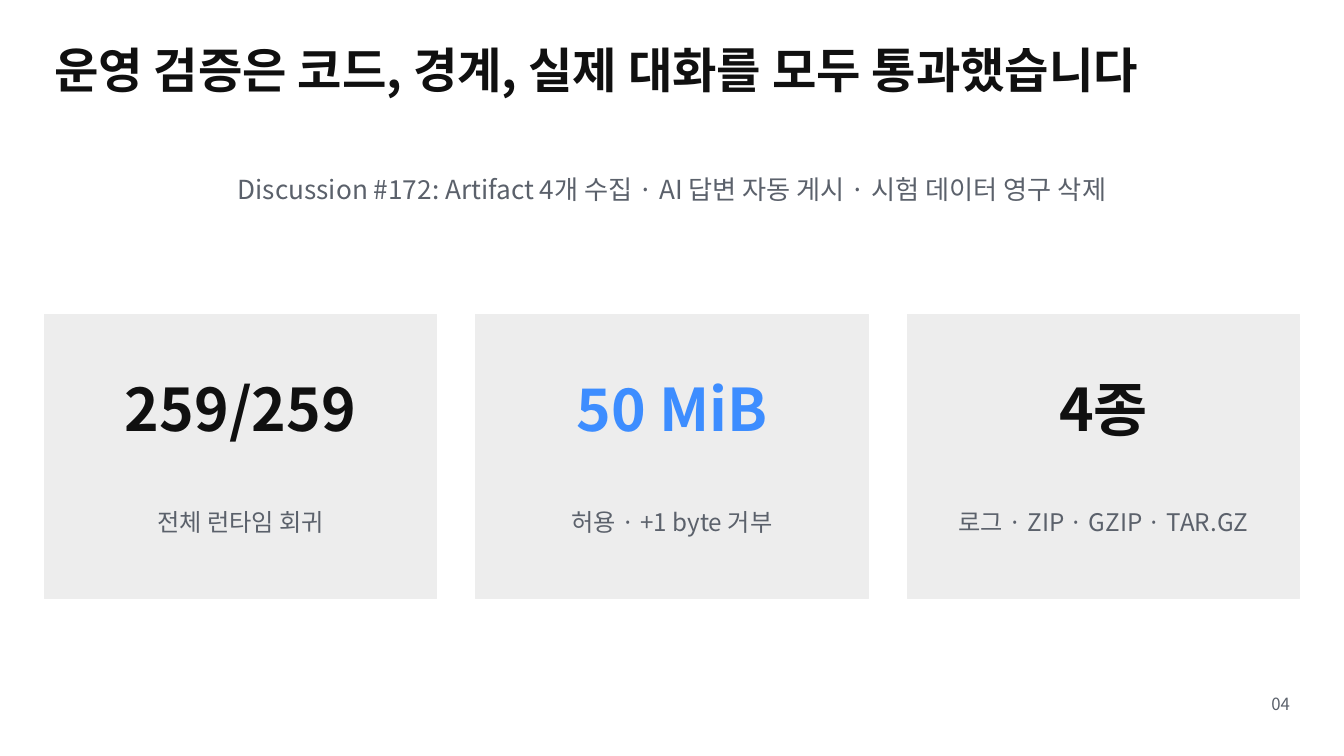
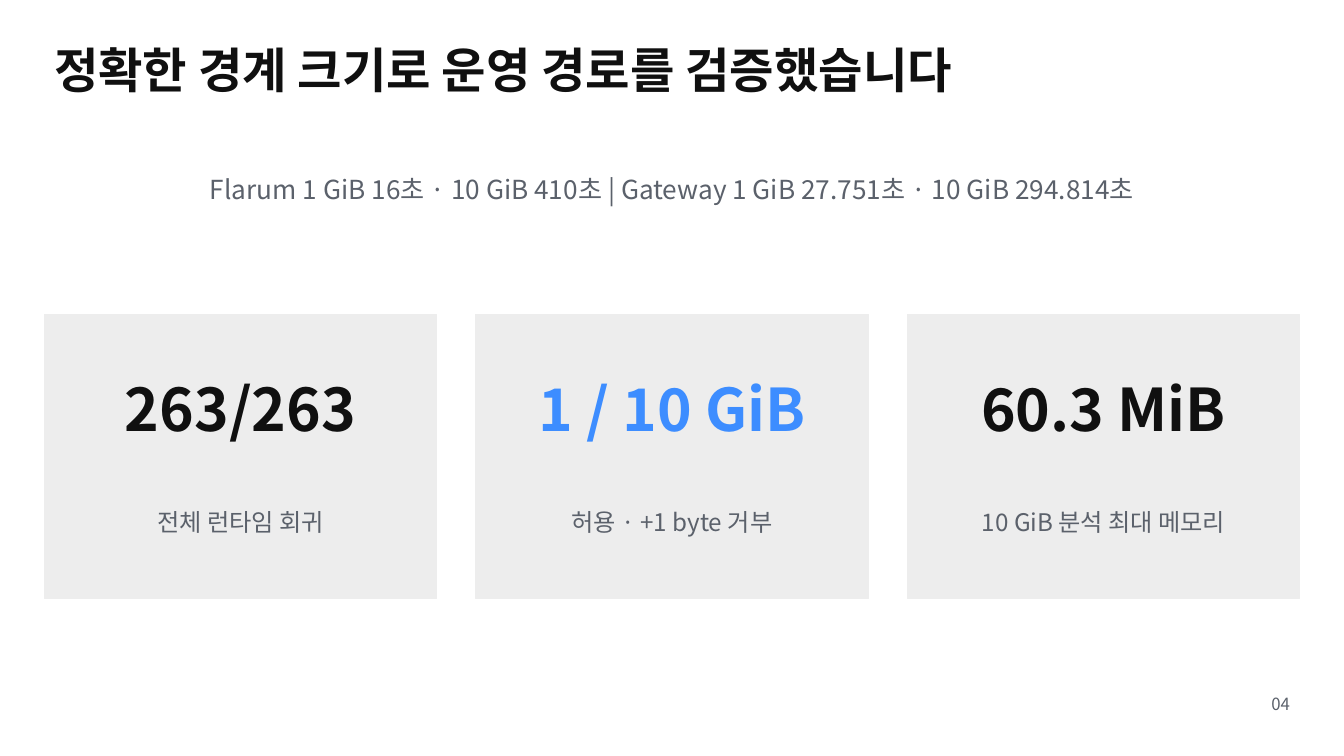
Before and after one commit to ablecloud-team/ablestack-techflow, a slide deck: slide 4 of output/presentation/techflow-issue-72-large-upload.pptx. Drawn at 1344x756 pixels with LibreOffice and Linux fonts; fonts in the diff are those of the drawing. Boxes give left, top, right and bottom in pixels: in the first picture for what was removed or moved away, otherwise in the second. Text is boxed around its words. In the diff, an @@ line names an element or a change of style, - is before the commit and + after.

Commit message:
feat: 1GB 일반 파일과 10GB 압축 운영 검증 완료

```diff
--- a/output/presentation/techflow-issue-72-large-upload.pptx
+++ b/output/presentation/techflow-issue-72-large-upload.pptx
@@ text at [54,47,952,93]: text changed @@
-운영 검증은 코드, 경계, 실제 대화를 모두 통과했습니다
+정확한 경계 크기로 운영 경로를 검증했습니다
@@ text at [210,178,1134,205]: text changed @@
-Discussion #172: Artifact 4개 수집 · AI 답변 자동 게시 · 시험 데이터 영구 삭제
+Flarum 1 GiB 16초 · 10 GiB 410초 | Gateway 1 GiB 27.751초 · 10 GiB 294.814초
@@ text at [125,383,356,442]: text changed @@
-259/259
+263/263
@@ text at [538,383,805,432]: text changed @@
-50 MiB
+1 / 10 GiB
@@ text at [981,383,1226,432]: text changed @@
-4종
+60.3 MiB
@@ text at [982,511,1225,533]: text changed @@
-로그 · ZIP · GZIP · TAR.GZ
+10 GiB 분석 최대 메모리
```
Also in this commit, not shown: 5 other slides changed, 13 other files.
